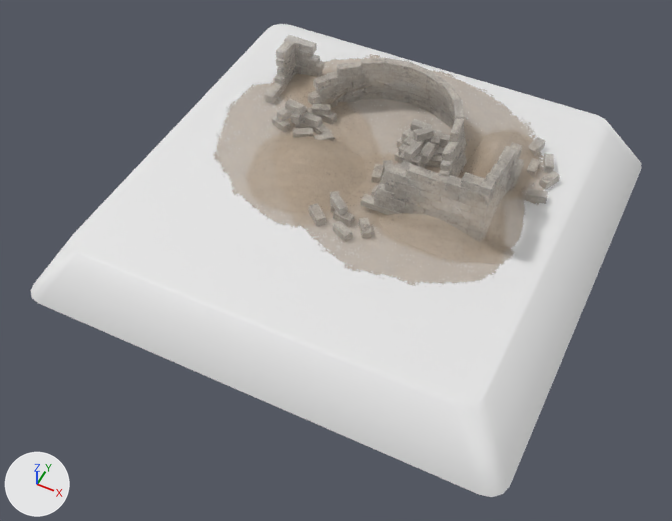
The FBX model Content/Buildings/Meshes/Limestone Burner Construction Stage 2.fbx: old version first, new version second.
Before and after are seen from a 50 mm lens placed at (4.61, -9.95, 10.3), pointed at (0.18, -1.08, -0.79). Lighting does not change. The marker at lower left points along +X, +Y and +Z.

Names of what the first picture shows: 'Limestone_Burner_Base_Construction_S2', 'Limestone_Burner_Construction_S2'.
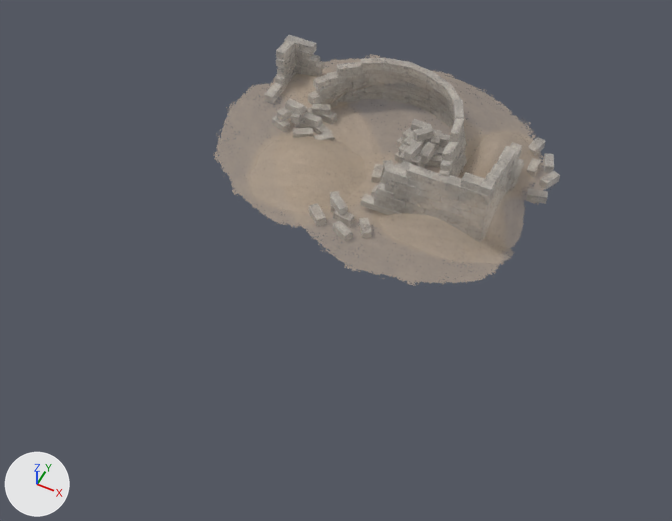
Edits to the bpy script that builds the scene:
```text
Remove ob_limestone_burner_base_construction_s2:
    ob_limestone_burner_base_construction_s2 = bpy.data.objects.new('Limestone_Burner_Base_Construction_S2', me_plane_037)
    ob_limestone_burner_base_construction_s2.location = (0.0, 0.0, 0.0)
```

Changed parts and their boxes [x1, y1, x2, y2] in the pictures (672 x 521 px):
'Limestone_Burner_Base_Construction_S2', deleted
    before: [30, 24, 642, 497]
